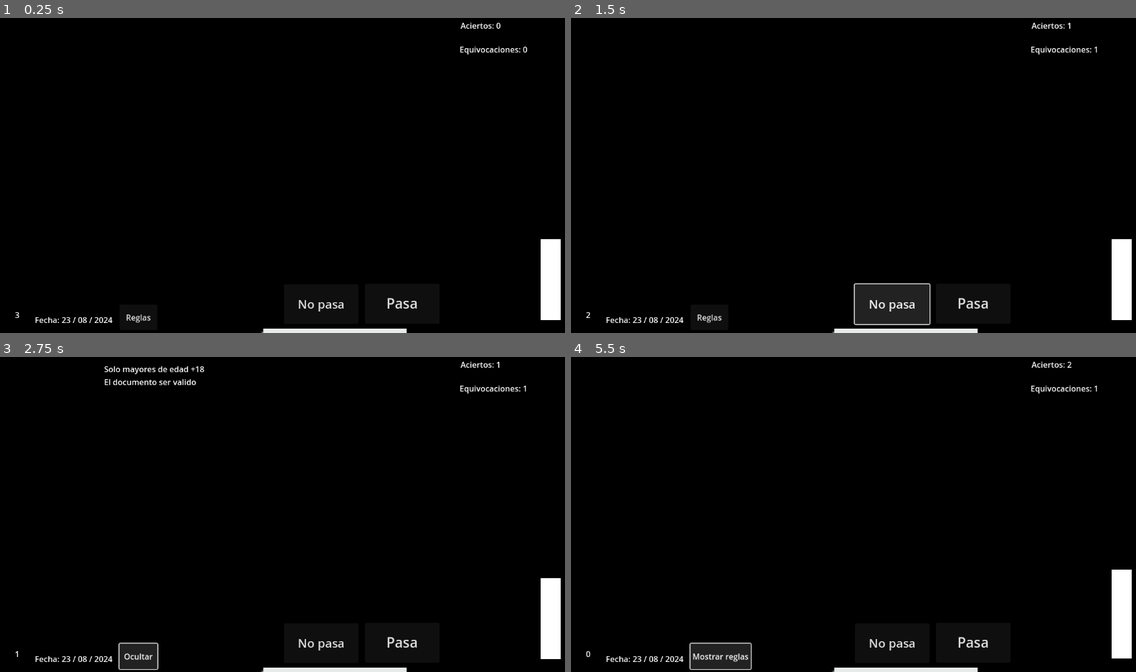
Above: before the commit, frames 1-4 (two rows, left to right).
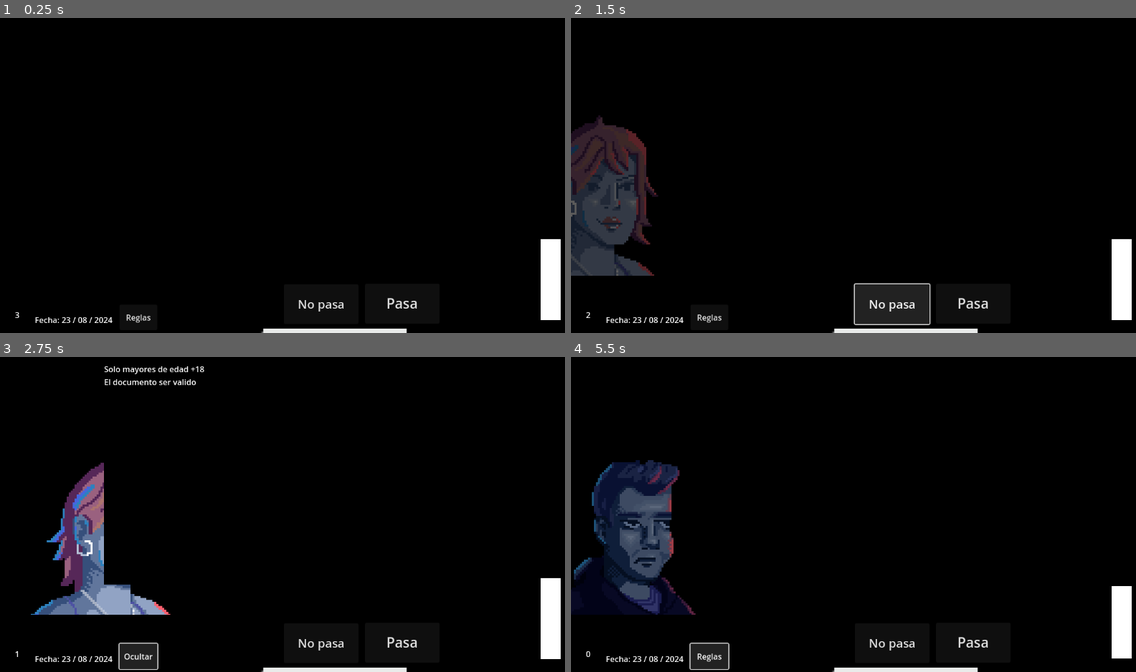
Above: after the commit, the same moments.

Repository: joacoague15/dni-en-mano
Game: Godot game, scene res://main_scene.tscn
The game is run twice, just before and just after one commit, with the same random seed, the same clock (stepped at 60 frames per second) and the same inputs.
Inputs:
- Up to frame 1 (0.25 s): no input
- Up to frame 2 (1.5 s): click "Pasa" at 0.5 s; click "No pasa" at 1.25 s
- Up to frame 3 (2.75 s): click "Reglas" at 2 s
- Up to frame 4 (5.5 s): click "Ocultar" at 2.75 s; click "Mostrar reglas" (after the commit: "Reglas") at 3.5 s; click "Pasa" at 4.25 s; click "Ocultar" at 5 s

The runs differ from the first frame. In frame 1, 0.2% of the frame differs, in the area x 81-94%, y 1-12%; in frame 2, 6.2%; in frame 3, 4.3%; in frame 4, 7.0%, in the area x 0-100%, y 1-100%.

Commit message:
Adding more definitive behavior to character entrance and idle

Diff:
--- a/character_random_selector.gd
+++ b/character_random_selector.gd
@@ -7,6 +7,7 @@
 @onready var rules_label = $RulesLabel
 @onready var show_rules_button = $ShowRulesButton
 @onready var vertical_bar = $VerticalBar
+@onready var character_sprite = $CharacterSprite
 @onready var character_animation_player = $CharacterSprite/AnimationPlayer
 @onready var dni_animation_player = $DNIInformation/DNIAnimationPlayer
 
@@ -32,80 +33,43 @@
 var incorrect_characters = 0
 
 func _ready():
-	select_random_person()
-	update_correct_incorrect_count()
+	vertical_bar.value = 0
 	apply_rules()
-	vertical_bar.value = 0
 
-func select_random_person():
-	if persons.size() == 0:
-		print("No more persons available. Result screen")
-		$CharacterSprite.visible = false
-		return
-
+func new_selected_person():
 	while selected_index == previous_index:
 		selected_index = randi() % persons.size()
 
 	previous_index = selected_index
-	var selected_person = persons[selected_index]
-	dni_information.display_person_dni(selected_person["dni"])
-	update_person_image()
-
-func update_person_image():
-	if selected_index != -1 and persons.size() > 0:
-		if character_animation_player.is_playing():
-			return
-
-		if not $CharacterSprite.visible:
-			_show_and_slide_in()
-	else:
-		$CharacterSprite.visible = false
-
-func _show_and_slide_in():
-	$CharacterSprite.visible = true
-
-func update_correct_incorrect_count():
-	correct_label.text = "Aciertos: %d" % correct_characters
-	incorrect_label.text = "Equivocaciones: %d" % incorrect_characters
-
-func update_result_message(result_message):
-	result_label.text = result_message
+	return persons[selected_index]
 
 func _on_accept_button_pressed():
-	if selected_index != -1 and selected_index < persons.size():
-		var selected_person = persons[selected_index]
-		handle_accept_reject(selected_person["problem"], true)
-		dni_information.display_person_dni(selected_person["dni"])
-		select_random_person()
+	var selected_person = new_selected_person()
+	character_sprite.texture = selected_person["image"]
+	character_animation_player.play("character_appear")
+	handle_accept_reject(selected_person["problem"], true)
+	# dni_information.display_person_dni(selected_person["dni"])
 
 func _on_reject_button_pressed():
 	if selected_index != -1 and selected_index < persons.size():
 		var selected_person = persons[selected_index]
 		handle_accept_reject(selected_person["problem"], false)
 		dni_information.display_person_dni(selected_person["dni"])
-		select_random_person()
 
 func handle_accept_reject(problem, wasAccepted):
 	var correct_choice = false
-	var result_message = ""
 	if problem in ["due_date", "born_date"]:
 		if wasAccepted:
-			result_message = "El DNI estaba vencido" if problem == "due_date" else "El personaje no era mayor de edad"
 			incorrect_characters += 1
 		else:
-			result_message = "Correcto!"
 			correct_characters += 1
 			correct_choice = true
 	else:
 		if not problem and not wasAccepted:
-			result_message = "El DNI estaba correcto"
 			incorrect_characters += 1
 		elif not problem and wasAccepted:
-			result_message = "Bien!"
 			correct_characters += 1
 			correct_choice = true
-	update_correct_incorrect_count()
-	update_result_message(result_message)
 	handle_vertical_bar_change(correct_choice)
 
 func apply_rules():
@@ -125,10 +89,14 @@
 	if rules_label.visible:
 		show_rules_button.text = "Ocultar"
 	else:
-		show_rules_button.text = "Mostrar reglas"
+		show_rules_button.text = "Reglas"
 
 func handle_vertical_bar_change(correct_choice):
 	if correct_choice:
 		vertical_bar.value += 10
 	else:
 		vertical_bar.value -= 10
+
+func _on_animation_player_animation_finished(animation_name):
+	if animation_name == "character_appear":
+		character_animation_player.play("character_idle")
--- a/main_scene.tscn
+++ b/main_scene.tscn
@@ -19,12 +19,12 @@
 "times": PackedFloat32Array(0),
 "transitions": PackedFloat32Array(1),
 "update": 0,
-"values": [Vector2(-280, -50)]
+"values": [Vector2(-260, -50)]
 }
 tracks/1/type = "value"
 tracks/1/imported = false
 tracks/1/enabled = true
-tracks/1/path = NodePath(".:modulate")
+tracks/1/path = NodePath(".:self_modulate")
 tracks/1/interp = 1
 tracks/1/loop_wrap = true
 tracks/1/keys = {
@@ -34,65 +34,56 @@
 "values": [Color(1, 1, 1, 1)]
 }
 
-[sub_resource type="Animation" id="Animation_1bwfy"]
-resource_name = "slide_and_appear"
-tracks/0/type = "value"
-tracks/0/imported = false
-tracks/0/enabled = true
-tracks/0/path = NodePath(".:position")
-tracks/0/interp = 1
-tracks/0/loop_wrap = true
-tracks/0/keys = {
-"times": PackedFloat32Array(0, 1),
+[sub_resource type="Animation" id="Animation_qigxo"]
+resource_name = "character_appear"
+length = 1.5
+tracks/0/type = "value"
+tracks/0/imported = false
+tracks/0/enabled = true
+tracks/0/path = NodePath(".:position")
+tracks/0/interp = 1
+tracks/0/loop_wrap = true
+tracks/0/keys = {
+"times": PackedFloat32Array(0, 1.5),
 "transitions": PackedFloat32Array(1, 1),
 "update": 0,
-"values": [Vector2(-650, -50), Vector2(-100, -50)]
+"values": [Vector2(-550, -50), Vector2(-100, -50)]
 }
 tracks/1/type = "value"
 tracks/1/imported = false
 tracks/1/enabled = true
-tracks/1/path = NodePath(".:modulate")
+tracks/1/path = NodePath(".:self_modulate")
 tracks/1/interp = 1
 tracks/1/loop_wrap = true
 tracks/1/keys = {
-"times": PackedFloat32Array(0, 1),
-"transitions": PackedFloat32Array(1, 1),
-"update": 0,
-"values": [Color(1, 1, 1, 0), Color(1, 1, 1, 1)]
-}
-
-[sub_resource type="Animation" id="Animation_pku3k"]
-resource_name = "slide_and_fade"
-tracks/0/type = "value"
-tracks/0/imported = false
-tracks/0/enabled = true
-tracks/0/path = NodePath(".:position")
-tracks/0/interp = 1
-tracks/0/loop_wrap = true
-tracks/0/keys = {
-"times": PackedFloat32Array(0, 1),
-"transitions": PackedFloat32Array(1, 1),
-"update": 0,
-"values": [Vector2(-260, -50), Vector2(100, -50)]
-}
-tracks/1/type = "value"
-tracks/1/imported = false
-tracks/1/enabled = true
-tracks/1/path = NodePath(".:modulate")
-tracks/1/interp = 1
-tracks/1/loop_wrap = true
-tracks/1/keys = {
-"times": PackedFloat32Array(0, 1),
-"transitions": PackedFloat32Array(1, 1),
-"update": 0,
-"values": [Color(1, 1, 1, 1), Color(1, 1, 1, 0)]
+"times": PackedFloat32Array(0, 0.6, 1.5),
+"transitions": PackedFloat32Array(1, 1, 1),
+"update": 0,
+"values": [Color(0, 0, 0, 1), Color(0, 0, 0, 1), Color(1, 1, 1, 1)]
+}
+
+[sub_resource type="Animation" id="Animation_b8hw4"]
+resource_name = "character_idle"
+length = 6.0
+loop_mode = 1
+tracks/0/type = "value"
+tracks/0/imported = false
+tracks/0/enabled = true
+tracks/0/path = NodePath(".:position")
+tracks/0/interp = 1
+tracks/0/loop_wrap = true
+tracks/0/keys = {
+"times": PackedFloat32Array(0, 1.5, 3, 4.5, 6),
+"transitions": PackedFloat32Array(1, 1, 1, 1, 1),
+"update": 0,
+"values": [Vector2(-100, -50), Vector2(-100, -48), Vector2(-100, -50), Vector2(-100, -52), Vector2(-100, -50)]
 }
 
 [sub_resource type="AnimationLibrary" id="AnimationLibrary_3vq8n"]
 _data = {
 "RESET": SubResource("Animation_51mvr"),
-"slide_and_appear": SubResource("Animation_1bwfy"),
-"slide_and_fade": SubResource("Animation_pku3k")
+"character_appear": SubResource("Animation_qigxo"),
+"character_idle": SubResource("Animation_b8hw4")
 }
 
 [sub_resource type="Animation" id="Animation_uj37j"]
@@ -170,8 +161,7 @@
 color = Color(0, 0, 0, 1)
 
 [node name="CharacterSprite" type="Sprite2D" parent="."]
-visible = false
-position = Vector2(-280, -50)
+position = Vector2(-260, -50)
 scale = Vector2(0.5, 0.5)
 
 [node name="AnimationPlayer" type="AnimationPlayer" parent="CharacterSprite"]
@@ -327,8 +317,14 @@
 offset_right = -0.400032
 offset_bottom = 0.0720215
 
+[node name="BackgroundForCharacterAnimation" type="ColorRect" parent="."]
+offset_left = -643.0
+offset_top = 203.0
+offset_right = -68.0
+offset_bottom = 259.0
+color = Color(0, 0, 0, 1)
+
 [connection signal="animation_finished" from="CharacterSprite/AnimationPlayer" to="." method="_on_animation_player_animation_finished"]
-[connection signal="animation_started" from="CharacterSprite/AnimationPlayer" to="." method="_on_animation_player_animation_started"]
 [connection signal="pressed" from="AcceptButton" to="." method="_on_accept_button_pressed"]
 [connection signal="pressed" from="RejectButton" to="." method="_on_reject_button_pressed"]
 [connection signal="pressed" from="ShowRulesButton" to="." method="_on_show_rules_button_pressed"]
